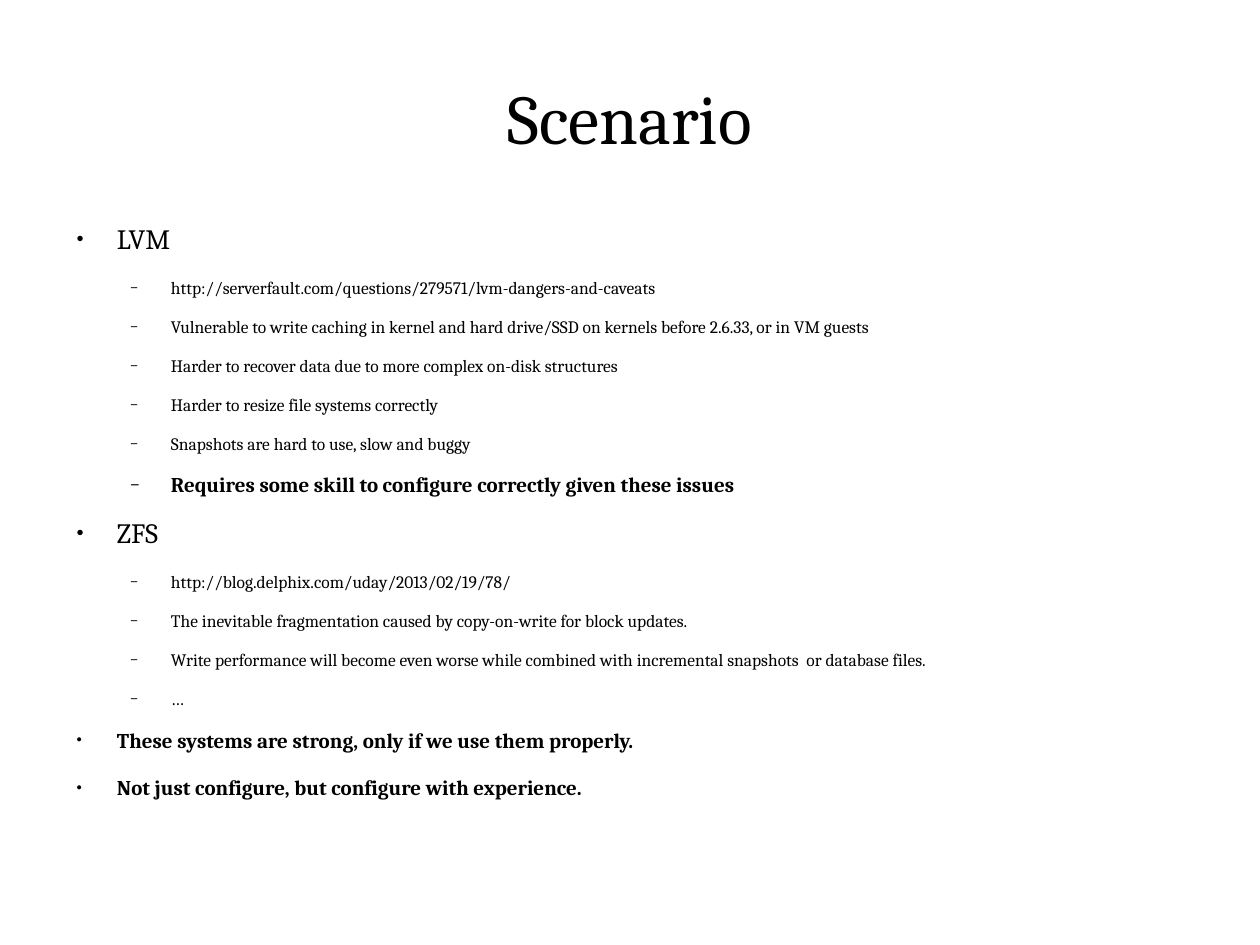
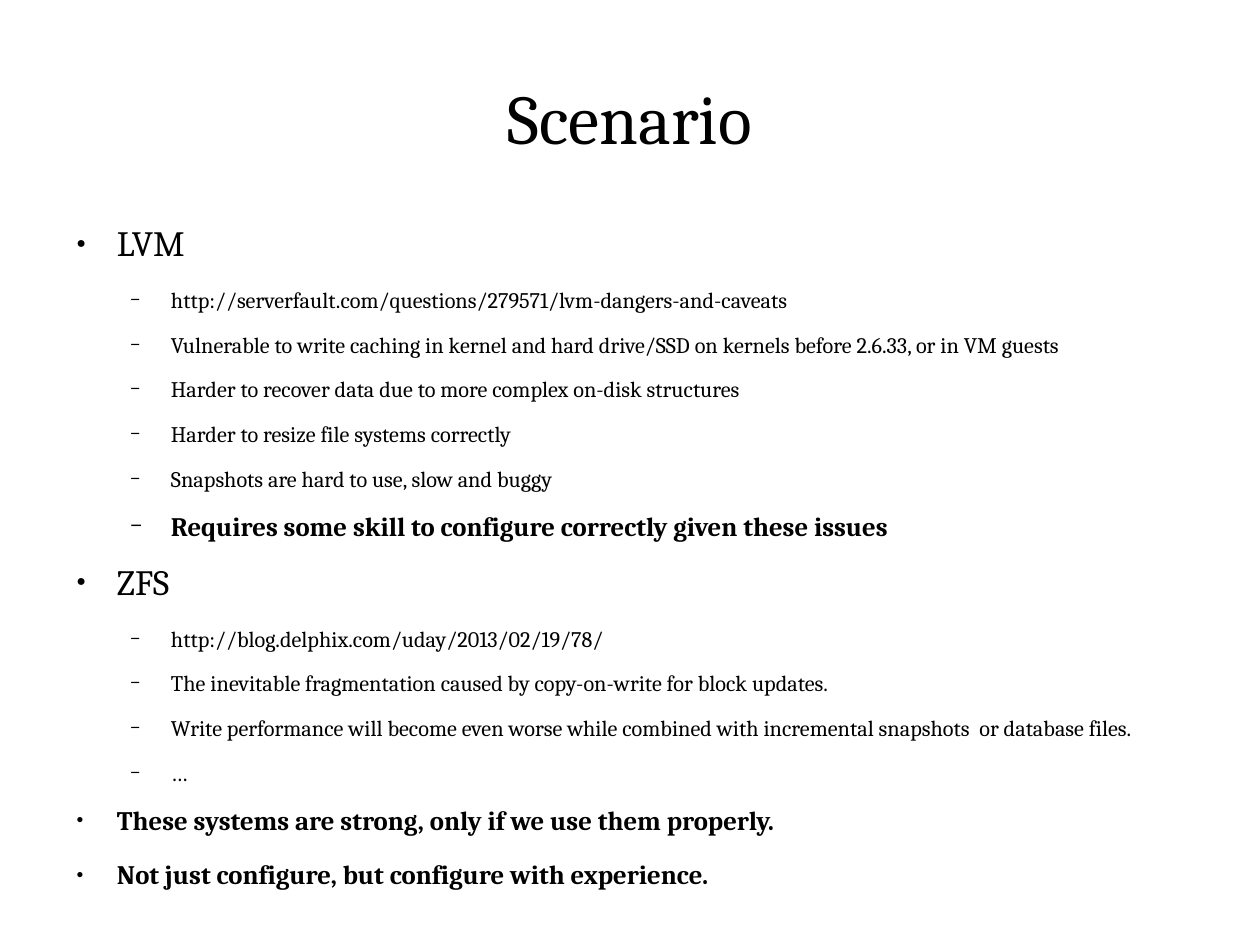
Before and after one commit to ShiZhan/fs-crawler, a slide deck: slide 4 of doc/oam.odp. Drawn at 1260x945 pixels with LibreOffice and Linux fonts; fonts in the diff are those of the drawing. Boxes give left, top, right and bottom in pixels: in the first picture for what was removed or moved away, otherwise in the second. Text is boxed around its words. In the diff, an @@ line names an element or a change of style, - is before the commit and + after.

```diff
--- a/doc/oam.odp
+++ b/doc/oam.odp
@@ text "LVM" at (117,232,1131,836): size 17.6 to 22.4 pt in "LVM", "ZFS"; size 11 to 14 pt in "http://serverfault.com/questions/279571/lvm-dangers-and-cave ...", "Vulnerable to write caching in kernel and ...", "Harder to recover data due to more ...", "Harder to resize file systems correctly" and 5 more places; size 13.2 to 16.8 pt in "Requires some skill to configure correctly given ...", "These systems are strong, only if we ...", "Not just configure, but configure with experience." @@
```
Also in this commit, not shown: 3 other slides changed, 2 slides added.
